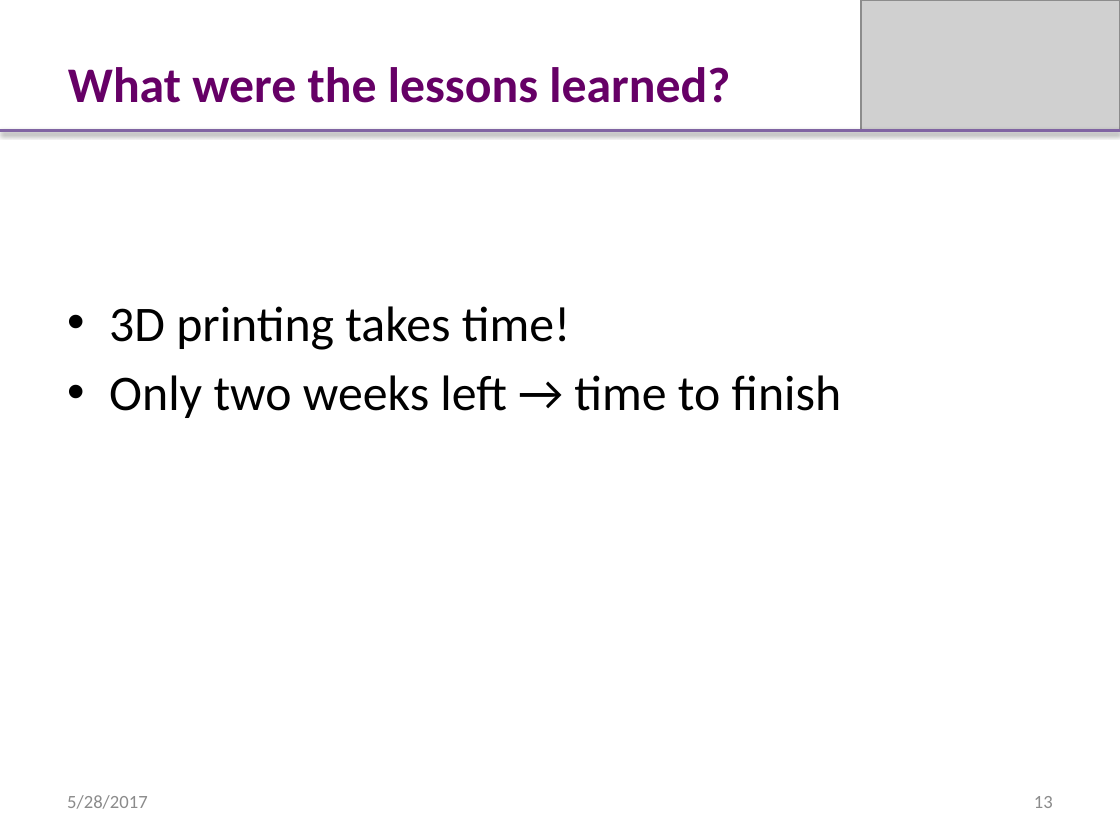
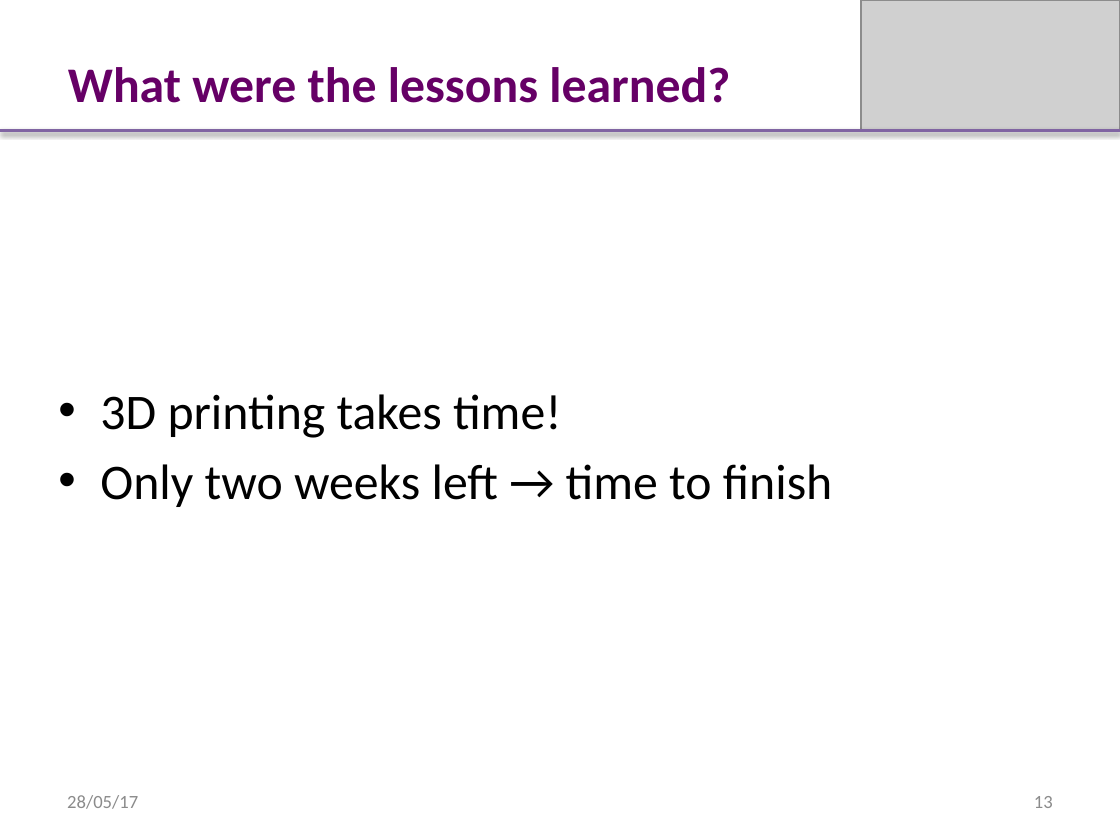
Before and after one commit to InternetOfTrash/iot-docs, a slide deck: slide 13 of presentation_28may.pptx. Drawn at 1120x840 pixels with LibreOffice and Linux fonts; fonts in the diff are those of the drawing; grey boxes stand for pictures. Boxes give left, top, right and bottom in pixels: in the first picture for what was removed or moved away, otherwise in the second. Text is boxed around its words. In the diff, an @@ line names an element or a change of style, - is before the commit and + after.

```diff
--- a/presentation_28may.pptx
+++ b/presentation_28may.pptx
@@ text "3D printing takes time!": place and size @@
-text "3D printing takes time!" at box(109, 306, 841, 418)
+text "3D printing takes time!" at box(100, 394, 832, 507)
@@ text at box(67, 795, 138, 809): text changed @@
-5/28/2017
+28/05/17
```
Also in this commit, not shown: 9 other slides changed, 4 slides added, 4 slides removed.
